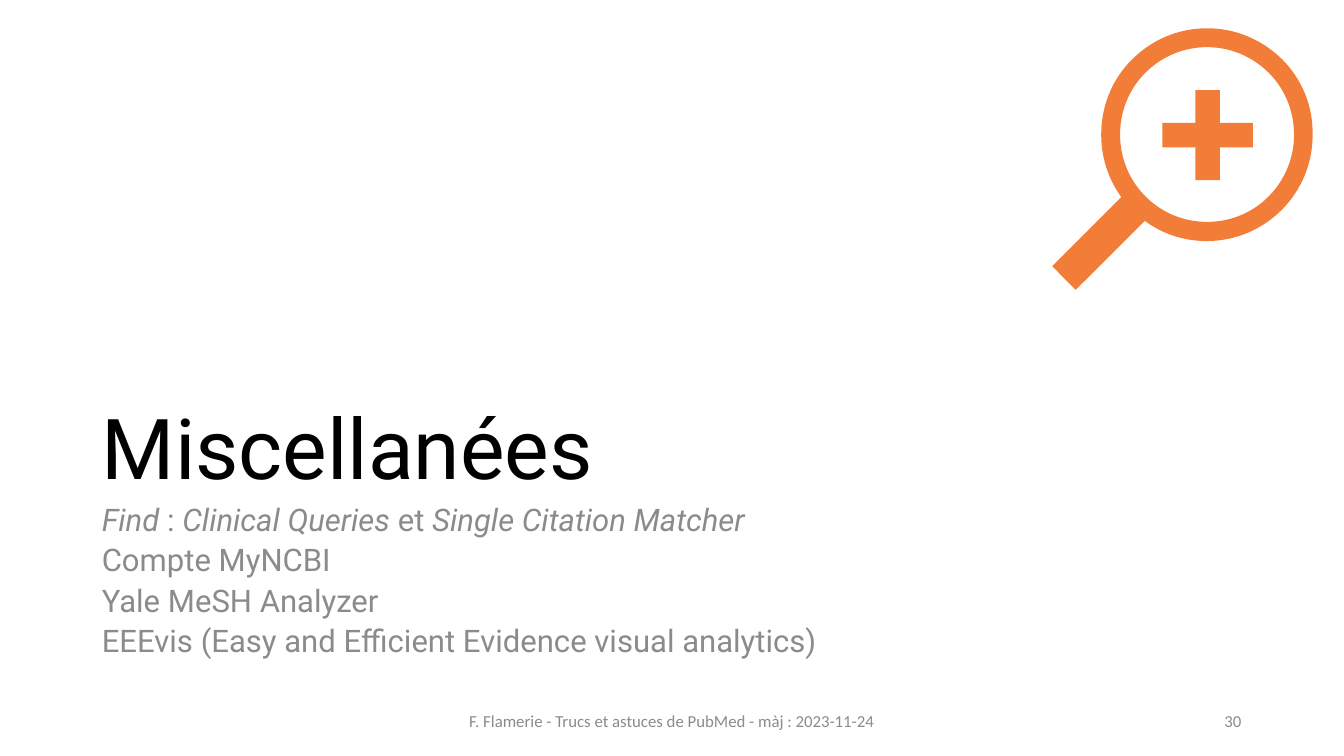
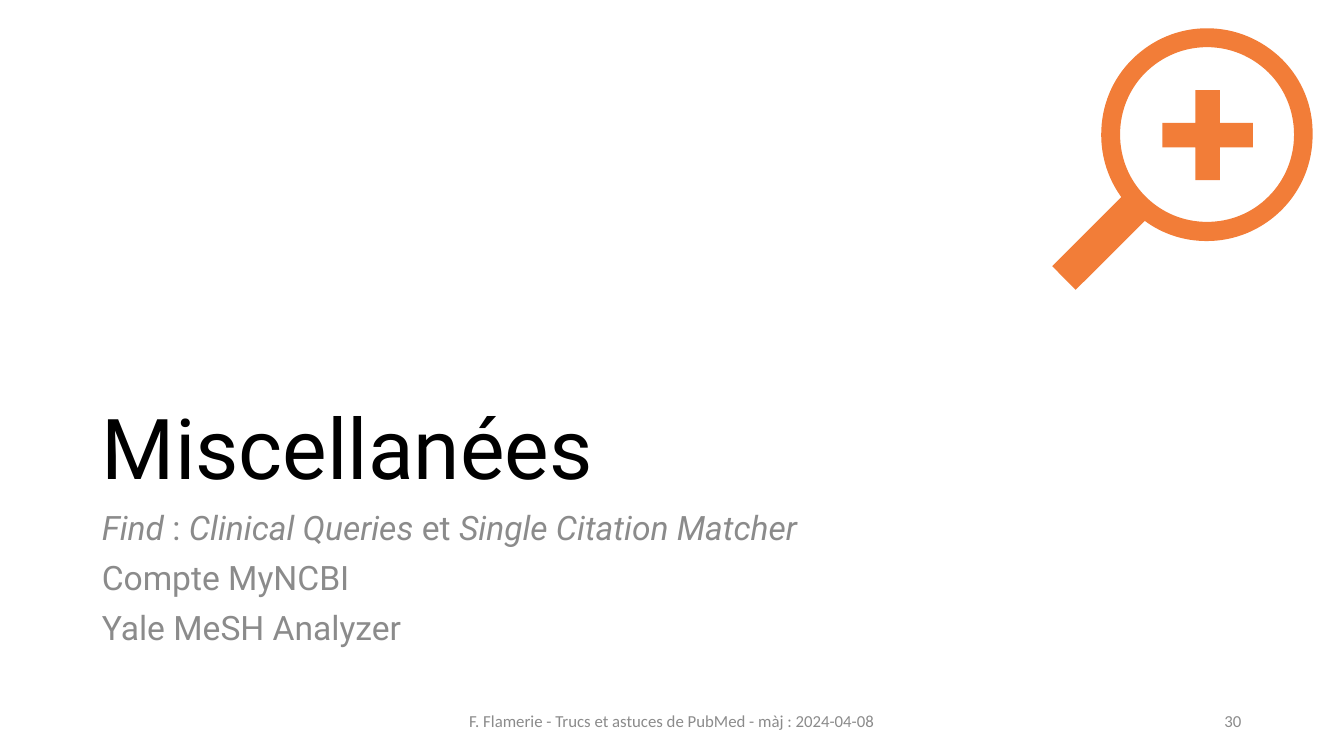
Before and after one commit to fflamerie/formbiblio, a slide deck: slide 30 of docs/module1-2_pubmed.pptx. Drawn at 1344x756 pixels with LibreOffice and Linux fonts; fonts in the diff are those of the drawing. Boxes give left, top, right and bottom in pixels: in the first picture for what was removed or moved away, otherwise in the second. Text is boxed around its words. In the diff, an @@ line names an element or a change of style, - is before the commit and + after.

```diff
--- a/docs/module1-2_pubmed.pptx
+++ b/docs/module1-2_pubmed.pptx
@@ text "Find : Clinical Queries et ..." at (102, 515, 797, 647): size 22.2 to 24 pt; line spacing 0.7 to 0.9 @@
@@ text at (102, 627, 816, 659): paragraph removed @@
-EEEvis (Easy and Efficient Evidence visual analytics)
@@ text at (469, 715, 874, 730): text changed @@
-F. Flamerie - Trucs et astuces de PubMed - màj : 2023-11-24
+F. Flamerie - Trucs et astuces de PubMed - màj : 2024-04-08
```
Also in this commit, not shown: 35 other slides changed, 2 slides removed, 1 other file.
